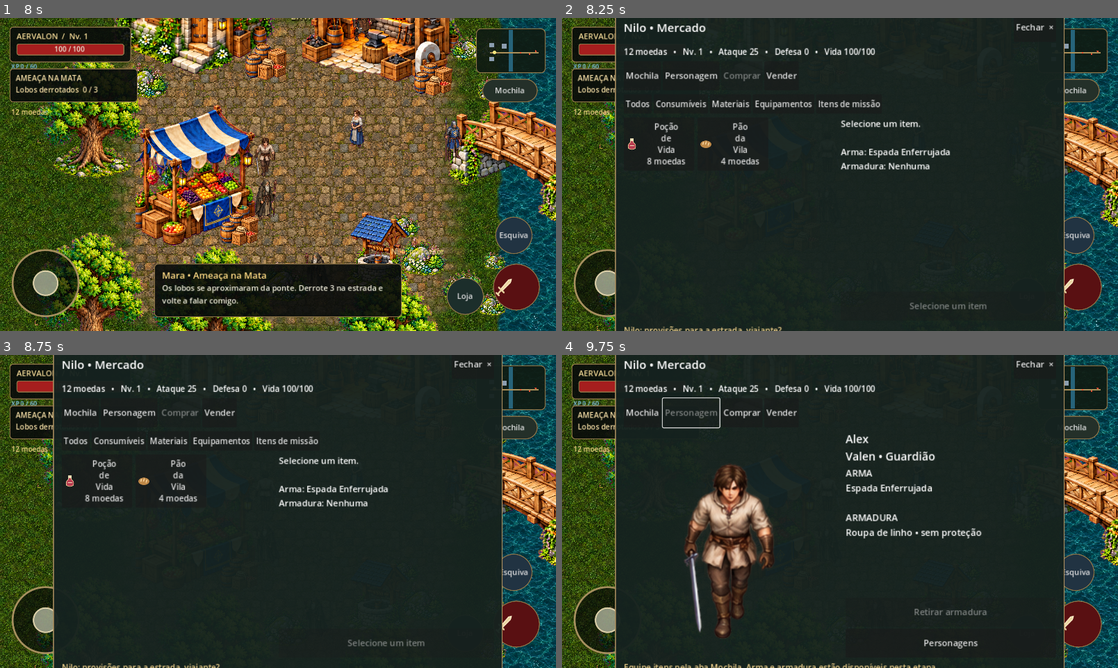
Above: before the commit, frames 1-4 (two rows, left to right).
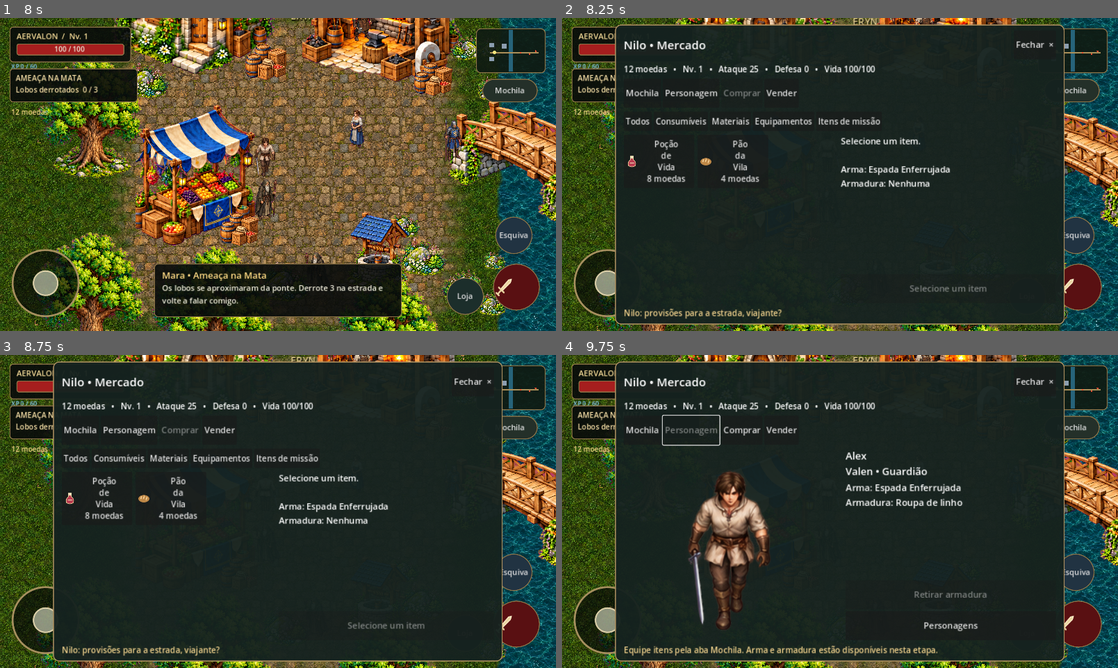
Above: after the commit, the same moments.

Repository: Surgaj/Aervalon
Game: Godot game, scene res://scenes/world/eryndor.tscn
The game is run twice, just before and just after one commit, with the same random seed, the same clock (stepped at 60 frames per second) and the same inputs.
Inputs (mouse positions are in pixels of both pictures, inside the frame that each line leads up to):
- Up to frame 1 (8 s): click (439, 246) at 0.52 s; type "Alex" at 0.6 s; click "Mochila" at 1.25 s; click "Criar personagem" at 2 s; click (517, 287) at 2.77 s; tap Enter at 3.5 s; move the mouse to (250, 237) at 3.52 s; hold W (move_up) 3.53-4.25 s; tap Space (attack) at 3.6, 6.6 s; click (250, 237) at 3.67 s; drag from (444, 221) to (250, 237) at 4.27 s; move the mouse to (111, 127) at 5.02 s; hold A (move_left) 5.03-5.75 s; tap E (interact) at 5.1 s; drag from (305, 174) to (111, 127) at 5.77 s; move the mouse to (194, 96) at 6.52 s; hold S (move_down) 6.53-7.25 s; drag from (400, 158) to (194, 96) at 7.27 s
- Up to frame 2 (8.25 s): move the mouse to (728, 190) at 8.02 s; hold W (move_up) from 8.03 s (still down); tap E (interact) at 8.1 s; click (728, 190) at 8.17 s
- Up to frame 3 (8.75 s): keep holding W (move_up)
- Up to frame 4 (9.75 s): release W (move_up) at 8.75 s; click "Mochila" at 8.75 s; click "Personagem" at 9.5 s

Frame 1 is identical in both runs. In frame 2, 10% of the frame differs, in the area x 9-91%, y 0-100%; in frame 3, 10%; in frame 4, 12%.

Commit message:
fix: keep character equipment and selection buttons inside mobile viewport

Diff:
--- a/scripts/character_sheet.gd
+++ b/scripts/character_sheet.gd
@@ -8,7 +8,7 @@
 	world=get_tree().current_scene
 	add_theme_constant_override("separation",24)
 	portrait=TextureRect.new()
-	portrait.custom_minimum_size=Vector2(250,260)
+	portrait.custom_minimum_size=Vector2(200,160)
 	portrait.expand_mode=TextureRect.EXPAND_IGNORE_SIZE
 	portrait.stretch_mode=TextureRect.STRETCH_KEEP_ASPECT_CENTERED
 	portrait.size_flags_horizontal=Control.SIZE_EXPAND_FILL
@@ -17,7 +17,7 @@
 	right.size_flags_horizontal=Control.SIZE_EXPAND_FILL
 	add_child(right)
 	identity=Label.new()
-	identity.add_theme_font_size_override("font_size",23)
+	identity.add_theme_font_size_override("font_size",21)
 	right.add_child(identity)
 	slots=Label.new()
 	slots.add_theme_font_size_override("font_size",19)
@@ -40,5 +40,5 @@
 	var r=world.rpg
 	portrait.texture=preload("res://scripts/actor_visual.gd").portrait_for(r)
 	identity.text="%s\nValen • Guardião" % Roster.profiles.get(r.profile_id,{}).get("name","Viajante")
-	slots.text="ARMA\n%s\n\nARMADURA\n%s" % [r.ITEMS.get(r.equipment.weapon,{"name":"Nenhuma"}).name,r.ITEMS.get(r.equipment.armor,{"name":"Roupa de linho • sem proteção"}).name]
+	slots.text="Arma: %s\nArmadura: %s" % [r.ITEMS.get(r.equipment.weapon,{"name":"Nenhuma"}).name,r.ITEMS.get(r.equipment.armor,{"name":"Roupa de linho"}).name]
 	remove_armor.disabled=r.equipment.armor==""
--- a/scripts/inventory_panel.gd
+++ b/scripts/inventory_panel.gd
@@ -90,6 +90,7 @@
 	character_sheet.size_flags_vertical=Control.SIZE_EXPAND_FILL
 	column.add_child(character_sheet)
 	feedback = Label.new()
+	feedback.autowrap_mode = TextServer.AUTOWRAP_WORD_SMART
 	feedback.add_theme_font_size_override("font_size",17)
 	feedback.modulate = Color("f0d18c")
 	column.add_child(feedback)
Not shown, changed: tests/browser/smoke.cjs
